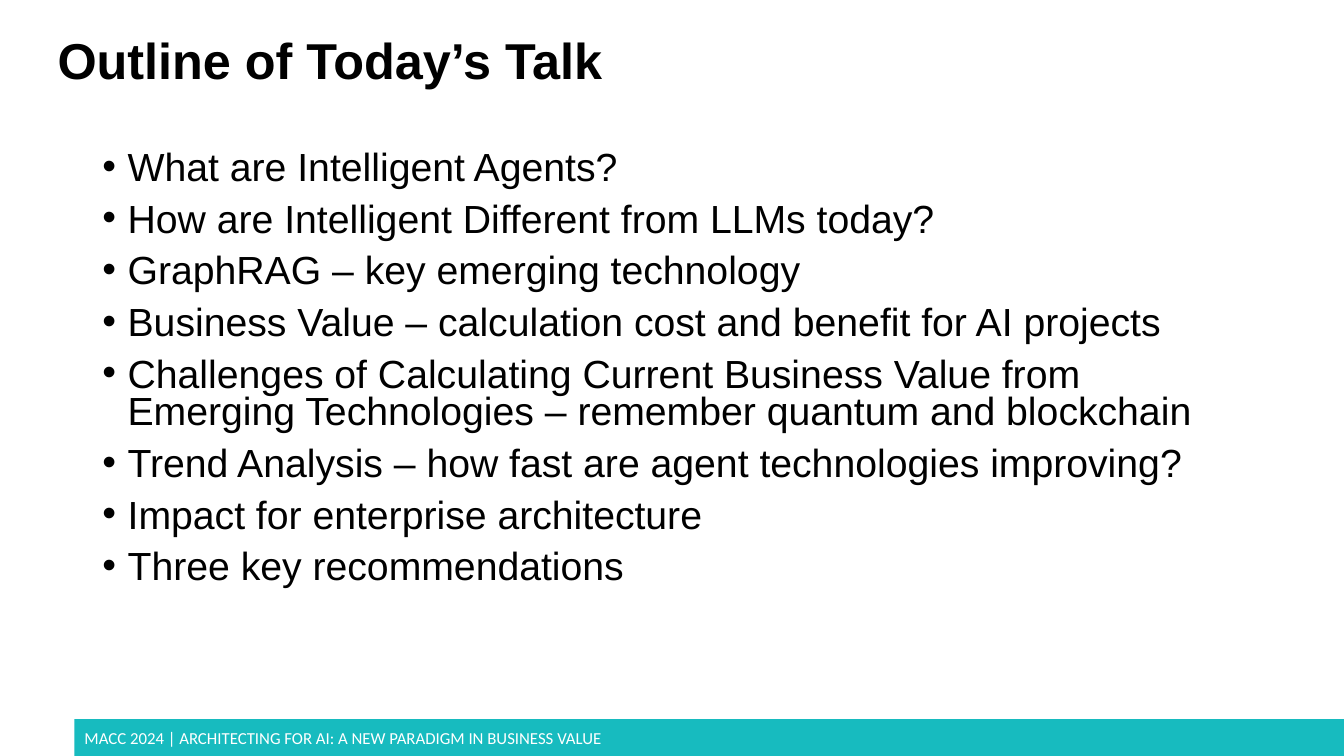
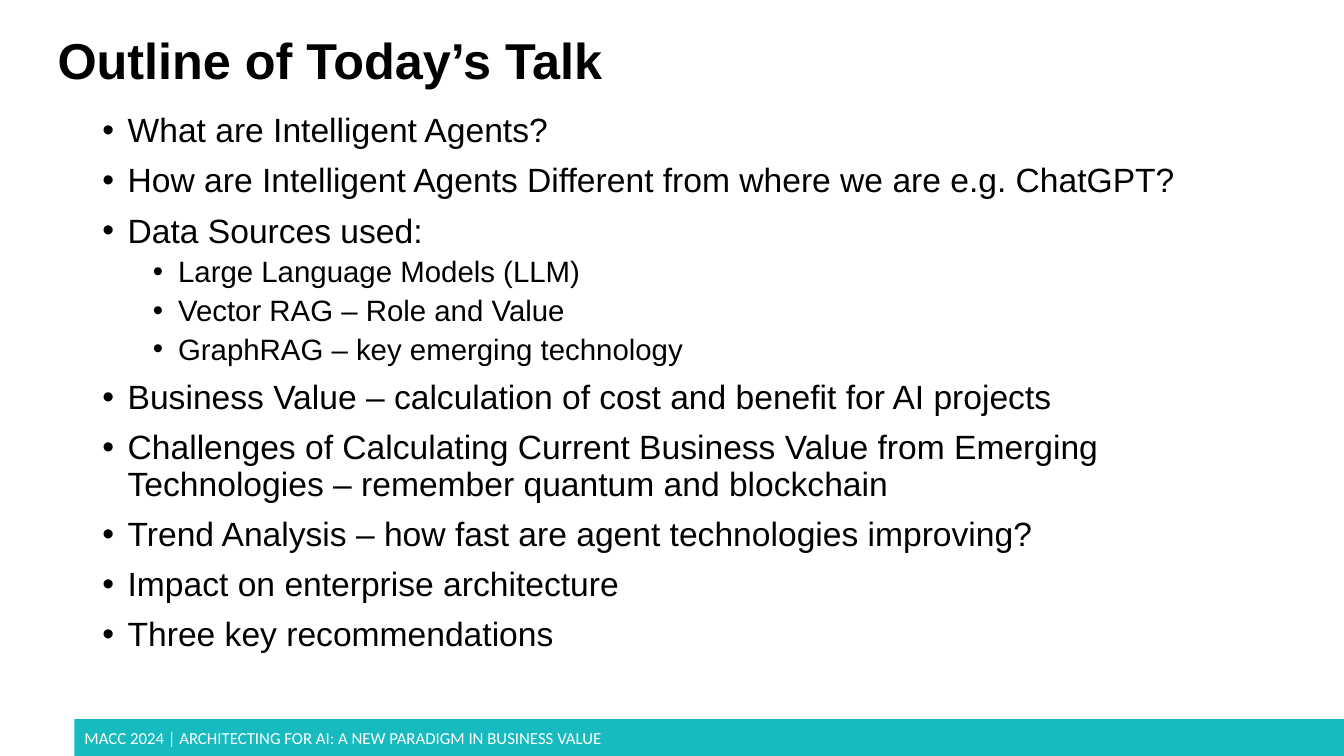
Before and after one commit to dmccreary/genai-arch-patterns, a slide deck: slide 8 of slides/MACC-2024-bv-of-agents.pptx (slide 7 before the commit). Drawn at 1344x756 pixels with LibreOffice and Linux fonts; fonts in the diff are those of the drawing; background and template pictures are left out. Boxes give left, top, right and bottom in pixels: in the first picture for what was removed or moved away, otherwise in the second. Text is boxed around its words. In the diff, an @@ line names an element or a change of style, - is before the commit and + after.

```diff
--- a/slides/MACC-2024-bv-of-agents.pptx
+++ b/slides/MACC-2024-bv-of-agents.pptx
@@ text "What are Intelligent Agents?": place and size @@
-text "What are Intelligent Agents?" at bbox=[128, 152, 1191, 588]
+text "What are Intelligent Agents?" at bbox=[128, 117, 1175, 653]
@@ text at bbox=[128, 117, 1098, 653]: size 28 to 24 pt in "What are Intelligent Agents?", "Challenges of Calculating Current Business Value from ...", "Trend Analysis – how fast are agent ...", "Three key recommendations"; size 28 to 21 pt in "GraphRAG – key emerging technology"; line spacing 0.8 to 0.9; list level 1 to 2 in "GraphRAG – key emerging technology" @@
@@ text at bbox=[128, 167, 1175, 322]: text changed; size 28 to 24 pt @@
-• How are Intelligent Different from LLMs today?
+• How are Intelligent Agents Different from where we are e.g. ChatGPT?
+• Data Sources used:
+  • Large Language Models (LLM)
+  • Vector RAG – Role and Value
@@ text at bbox=[128, 384, 1052, 416]: text changed; size 28 to 24 pt @@
-• Business Value – calculation cost and benefit for AI projects
+• Business Value – calculation of cost and benefit for AI projects
@@ text at bbox=[128, 571, 619, 603]: text changed; size 28 to 24 pt @@
-• Impact for enterprise architecture
+• Impact on enterprise architecture
```
Also in this commit, not shown: 13 other slides changed, 19 slides added, 1 slide removed.
